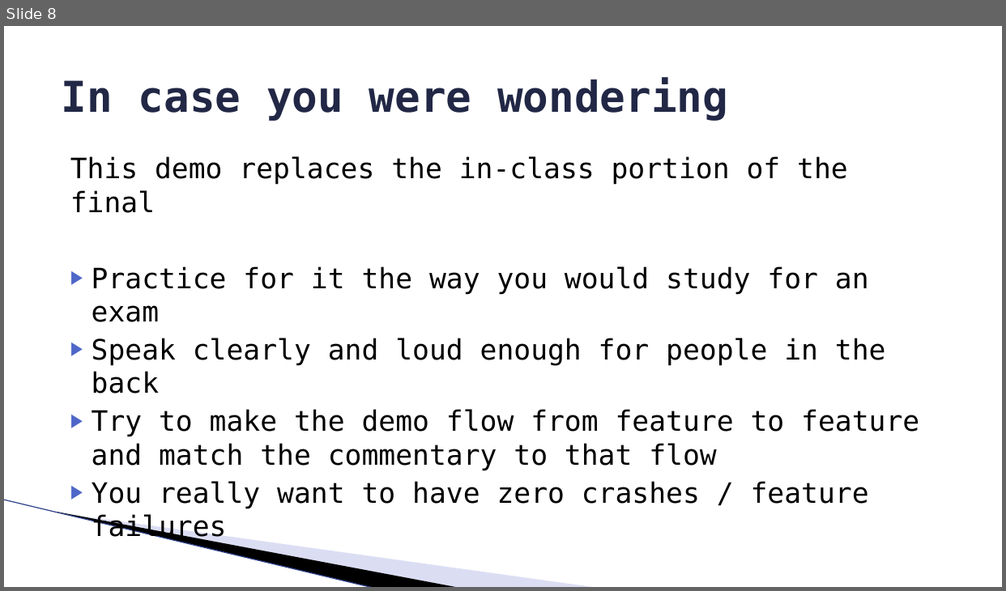
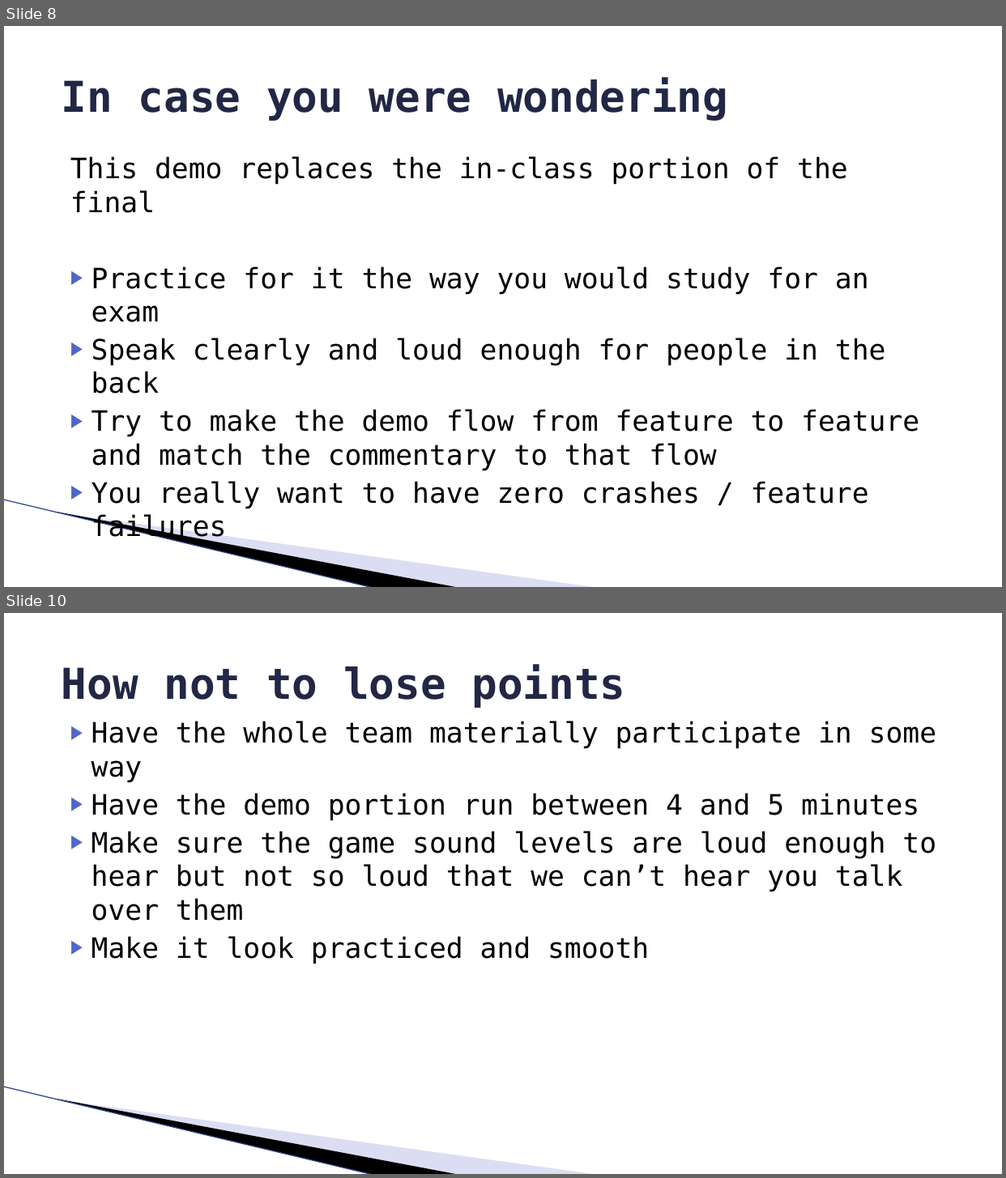
Before and after one commit to ProfessorKirby/cse3902web, a slide deck: Slides/Demo_Prep.pptx. Shown one above the other, each under a label of ours: slide 8 before the commit, slides 8 and 10 after it; the slides between them are not shown. The pictures are 1006x591 and 1006x1178 pixels, drawn with LibreOffice and Linux fonts; fonts in the diff are those of the drawing; background and template pictures are left out. Boxes give left, top, right and bottom in pixels: in the first picture for what was removed or moved away, otherwise in the second. Text is boxed around its words. In the diff, an @@ line names an element or a change of style, - is before the commit and + after.

Commit message:
SP 25 calendar and touch up.  Demo Prep

```diff
--- a/Slides/Demo_Prep.pptx
+++ b/Slides/Demo_Prep.pptx
@@ slide 10 added at bbox=[4, 613, 1002, 1174], background #FFFFFF; not listed: 3 template elements that a slide beside it also shows @@
@@ title added at bbox=[62, 665, 625, 708], 41 pt, text #212745, bold @@
+How not to lose points
@@ text added at bbox=[91, 721, 936, 964], 27 pt, text #000000 @@
+▶ Have the whole team materially participate in some way
+▶ Have the demo portion run between 4 and 5 minutes
+▶ Make sure the game sound levels are loud enough to hear but not so loud that we can’t hear you talk over them
+▶ Make it look practiced and smooth
```
Also in this commit, not shown: 3 slides changed, 1 other file.
